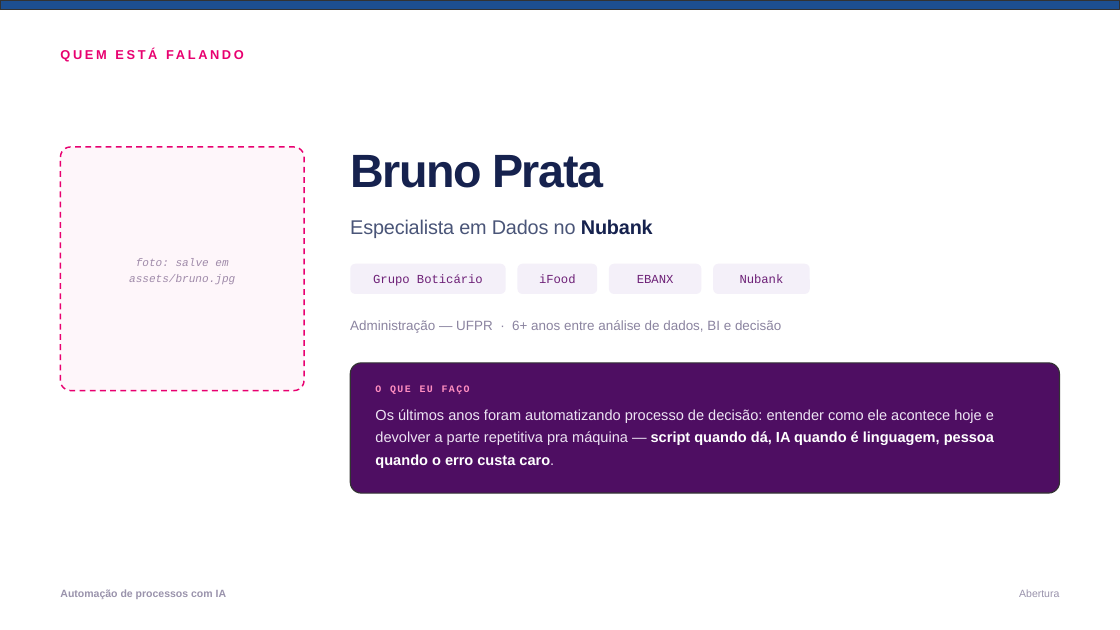
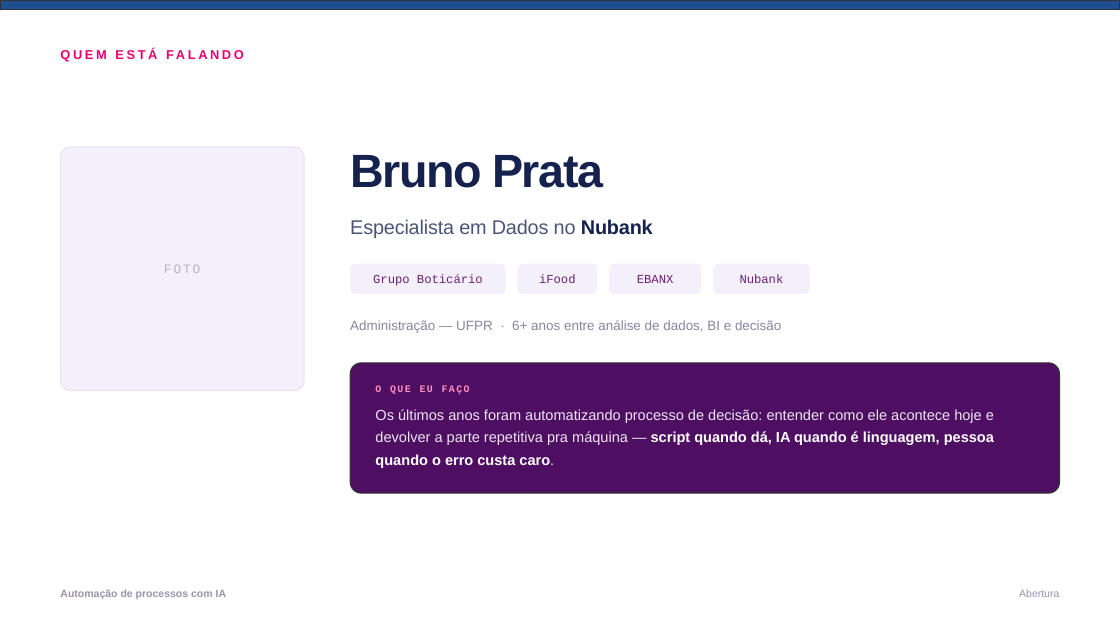
Before and after one commit to gabrcs/casamentos-app, a slide deck: slide 2 of talks/serasa-ia-automacao/deck.pptx. Drawn at 1120x630 pixels with LibreOffice and Linux fonts; fonts in the diff are those of the drawing. Boxes give left, top, right and bottom in pixels: in the first picture for what was removed or moved away, otherwise in the second. Text is boxed around its words. In the diff, an @@ line names an element or a change of style, - is before the commit and + after.

```diff
--- a/talks/serasa-ia-automacao/deck.pptx
+++ b/talks/serasa-ia-automacao/deck.pptx
@@ rounded rectangle "FOTO" at bbox=[60, 147, 304, 391]: fill #FEF6FA to #F4F0F9; outline #E80070 1.25 pt dashed to #EAE3F3 1 pt @@
@@ text in rounded rectangle at bbox=[164, 265, 200, 273]: text changed; size 9.5 to 11 pt; text colour #A08BAA to #B9AFC9; italic off @@
-foto: salve em
-assets/bruno.jpg
+FOTO
```
Also in this commit, not shown: 8 other files.
